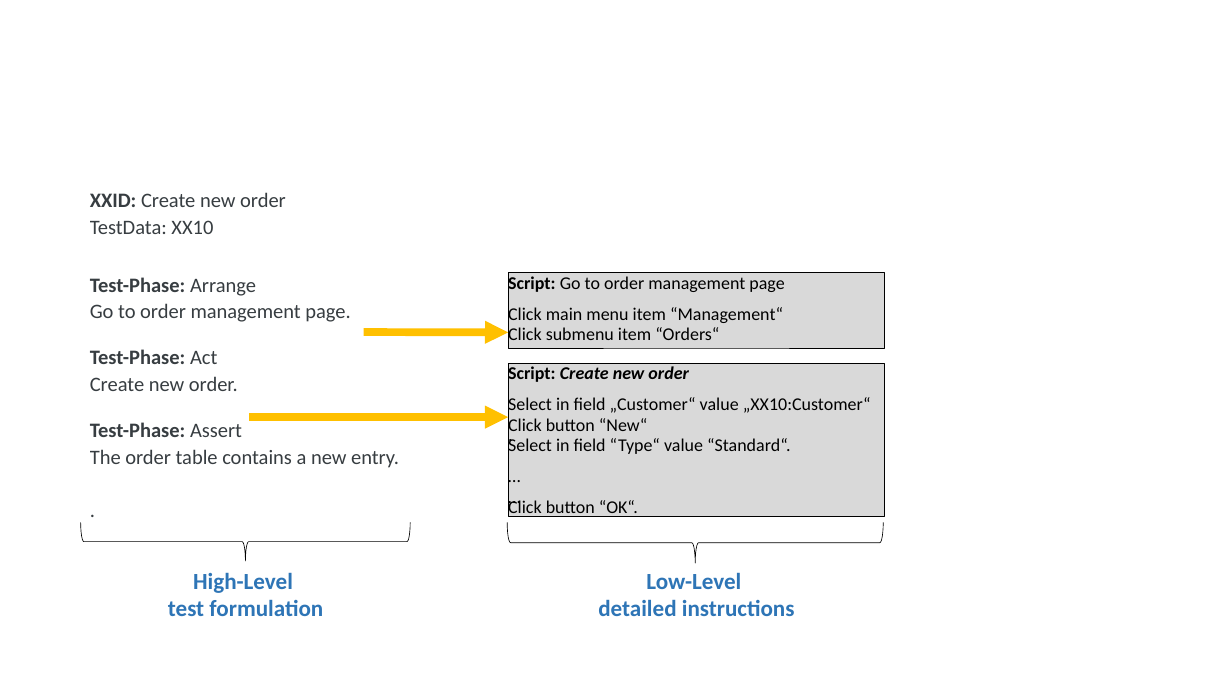
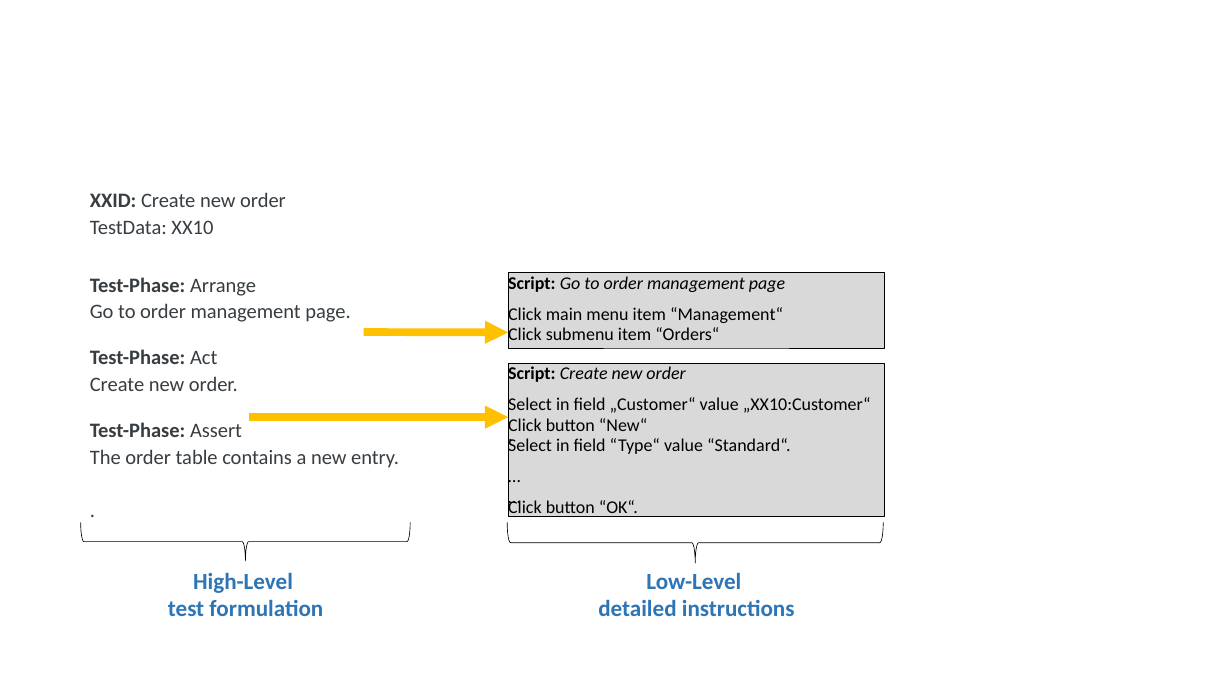
Before and after one commit to iks-gmbh-tools/SysNat, a slide deck: slide 13 of documentation/Figures.pptx. Drawn at 1232x693 pixels with LibreOffice and Linux fonts; fonts in the diff are those of the drawing. Boxes give left, top, right and bottom in pixels: in the first picture for what was removed or moved away, otherwise in the second. Text is boxed around its words. In the diff, an @@ line names an element or a change of style, - is before the commit and + after.

```diff
--- a/documentation/Figures.pptx
+++ b/documentation/Figures.pptx
@@ text in rectangle at bbox=[508, 274, 785, 294]: italic on in "Go to order management page" @@
@@ text in rectangle at bbox=[508, 365, 685, 385]: bold off in "Create new order" @@
```
Also in this commit, not shown: 1 other slide changed, 2 other files.
